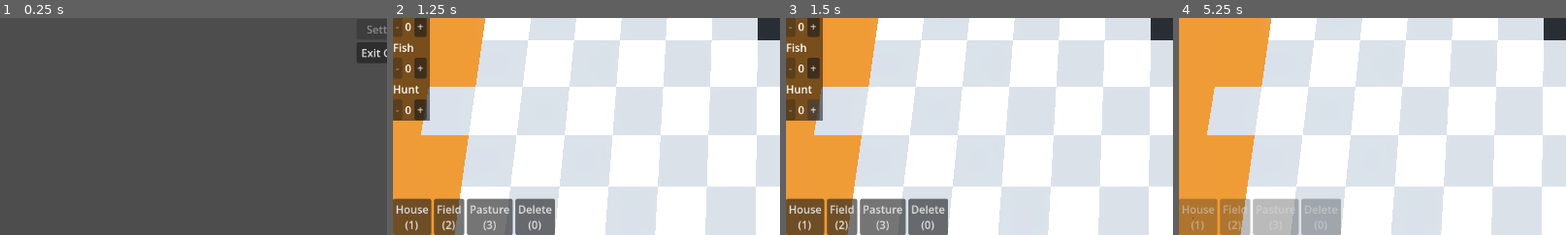
Above: before the commit, frames 1-4 (left to right).
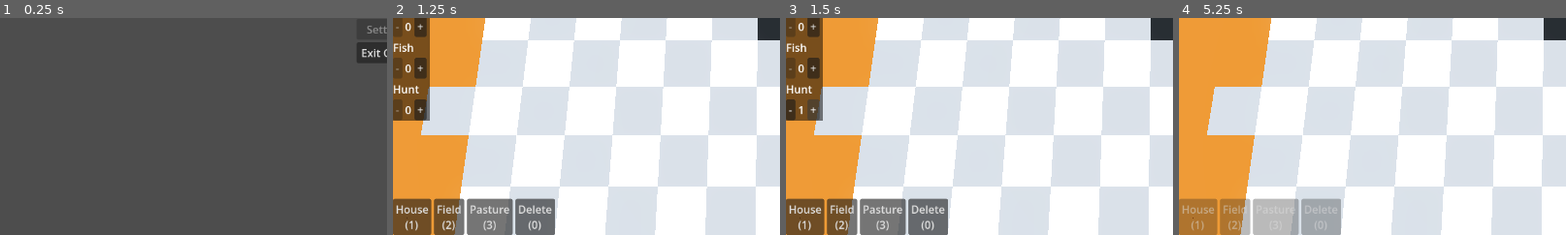
Above: after the commit, the same moments.

Repository: KaschaArtem/Hamlet
Game: Godot game, scene res://scenes/active_scenes/main_menu.tscn
The game is run twice, just before and just after one commit, with the same random seed, the same clock (stepped at 60 frames per second) and the same inputs.
Inputs (mouse positions are % of the whole screen's width and height, from its top left):
- Up to frame 1 (0.25 s): no input
- Up to frame 2 (1.25 s): click "New Game" at 0.5 s
- Up to frame 3 (1.5 s): click "+" at 1.25 s
- Up to frame 4 (5.25 s): click (1, 71) at 2 s, where only the run after the commit has a clickable "-"; click "House (1)" at 2.75 s; click "Field (2)" at 3.5 s; click "Pasture (3)" at 4.25 s; click "End Month" at 5 s
The pictures show only the part of the screen within x 0-50%, y 50-100%; the shares and areas given below are measured in that part.

Frames 1-2 are identical in both runs. In frame 3, 0.3% of the frame differs, in the area x 0-5%, y 37-47%; in frame 4, nothing differs.

Commit message:
ui bug fix

Diff:
--- a/scripts/game/game.gd
+++ b/scripts/game/game.gd
@@ -132,8 +132,6 @@
 
 func calculate_fish_production() -> void:
 
-	people_on_fish = min(people_on_fish, ground.house_amount)
-
 	if people_on_fish <= 0:
 		return
 
--- a/scripts/game/user_interface/people_control_ui.gd
+++ b/scripts/game/user_interface/people_control_ui.gd
@@ -211,12 +211,12 @@
 
 func _on_less_hunt_pressed() -> void:
 	game.people_on_hunt -= 1
-	update_current_fish()
+	update_current_hunt()
 	check_less_hunt_button()
 	check_more_buttons()
 
 func _on_more_hunt_pressed() -> void:
 	game.people_on_hunt += 1
-	update_current_fish()
-	check_less_fish_button()
-	check_more_buttons()
+	update_current_hunt()
+	check_less_hunt_button()
+	check_more_buttons()
